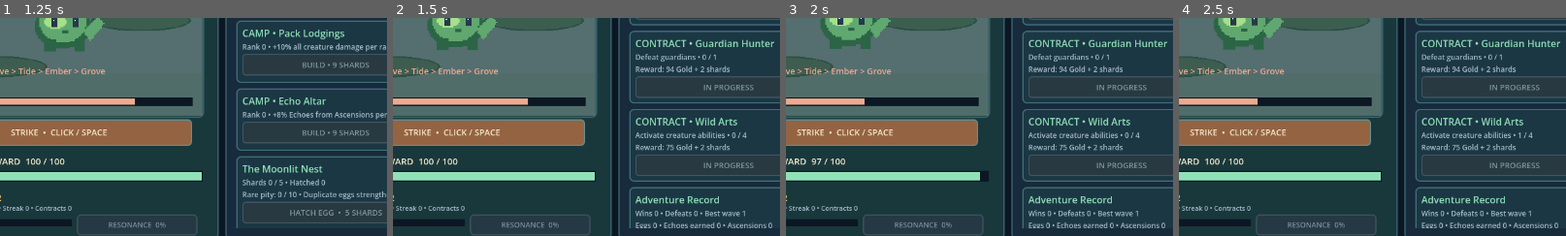
Above: before the commit, frames 1-4 (left to right).
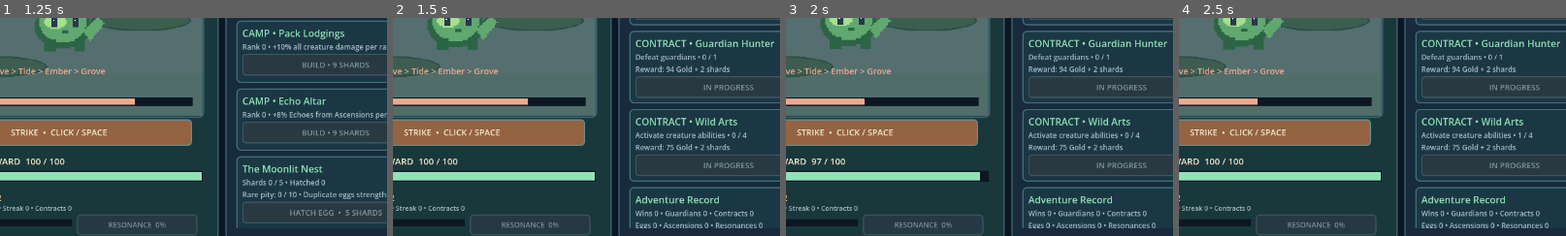
Above: after the commit, the same moments.

Repository: blushark5/Wildbound
Game: Godot game, scene res://scenes/incremental/wildbound_alpha.tscn
Same seed, same stepped clock (60 frames per second), same inputs: the game is played once before the commit and once after it.
Inputs:
- Up to frame 1 (1.25 s): click "NEST" at 0.5 s
- Up to frame 2 (1.5 s): click "GOALS" at 1.25 s
- Up to frame 3 (2 s): no input
- Up to frame 4 (2.5 s): click "Verdant Bloom READY" at 2 s
The pictures show only the part of the screen within x 40-89%, y 40-90%; the shares and areas given below are measured in that part.

Frame 1 is identical in both runs. In frame 2, 0.7% of the frame differs, in the area x 69-98%, y 88-97%; in frame 3, 0.7%; in frame 4, 0.7%.

Commit message:
polish(v0.3): highlight ready objectives, introduce contextual tooltips and expanded expedition statistics

Diff:
--- a/scripts/incremental/alpha_ui.gd
+++ b/scripts/incremental/alpha_ui.gd
@@ -135,6 +135,7 @@
     button.add_theme_color_override("font_disabled_color",Color("#798f97"))
     button.focus_mode = Control.FOCUS_NONE
     button.pressed.connect(action)
+    button.tooltip_text = content
     parent.add_child(button)
     buttons[name] = button
     return button
@@ -437,6 +438,18 @@
     for stance_key in focus_buttons:
         focus_buttons[stance_key].modulate = Color.WHITE if game.stance == stance_key else Color("#91a4b3")
     labels["TacticsNote"].text = game.stance_description()
+    var claimable: bool = false
+    for contract_key in ENGINE.CONTRACTS:
+        if game.contract_ready(contract_key):
+            claimable = true
+            break
+    if not claimable:
+        for goal_key in ENGINE.MILESTONE_ORDER:
+            if not game.milestones_claimed.has(goal_key) and game.milestone_progress(goal_key) >= int(ENGINE.MILESTONES[goal_key]["goal"]):
+                claimable = true
+                break
+    tab_buttons["GOALS"].modulate = GOLD if claimable else (Color.WHITE if tab == "GOALS" else Color("#a8c4ca"))
+    tab_buttons["NEST"].modulate = JADE if game.nests >= game.hatch_cost() and tab != "NEST" else (Color.WHITE if tab == "NEST" else Color("#a8c4ca"))
     for kind in ENGINE.ORDER:
         var level: int = int(game.levels[kind])
         var owned: bool = level > 0
@@ -488,12 +501,14 @@
                     game.format_number(float(reward["gold"])),int(reward["shards"]),
                     (" + %d Echo" % int(reward["echoes"])) if int(reward["echoes"]) > 0 else ""]
                 action.text = "CLAIM REWARD" if game.contract_ready(key) else "IN PROGRESS"
+                action.tooltip_text = "Repeatable objective • complete to receive earned Gold and Nest Shards."
                 action.disabled = not game.contract_ready(key)
             "camp":
                 var rank: int = int(game.camp[key])
                 var cost: int = game.camp_cost(key)
                 info.text = "Rank %d • %s" % [rank,String(ENGINE.CAMP_DESCRIPTIONS[key])]
                 action.text = "BUILD • %d SHARDS" % cost
+                action.tooltip_text = "Permanent camp improvement. Retained after Ascension."
                 action.disabled = game.nests < cost
             "vault":
                 info.text = "Relic drops: %d • Equipped: %d / 2
@@ -565,9 +580,9 @@
                 action.text = "EXPLORING" if game.region == key else ("TRAVEL" if available else "LOCKED")
                 action.disabled = not available or game.region == key
             "record":
-                info.text = "Wins %d • Defeats %d • Best wave %d\nEggs %d • Echoes earned %d • Ascensions %d" % [
-                    game.kills,game.defeats,game.best_wave,game.eggs_hatched,
-                    game.lifetime_echoes,game.ascensions]
+                info.text = "Wins %d • Guardians %d • Contracts %d\nEggs %d • Ascensions %d • Resonances %d" % [
+                    game.kills,game.guardians_won,game.contracts_claimed,game.eggs_hatched,
+                    game.ascensions,game.overdrive_used]
                 action.text = "RESUME" if not running else "PAUSE COMBAT"
                 action.disabled = false
             "goal":
